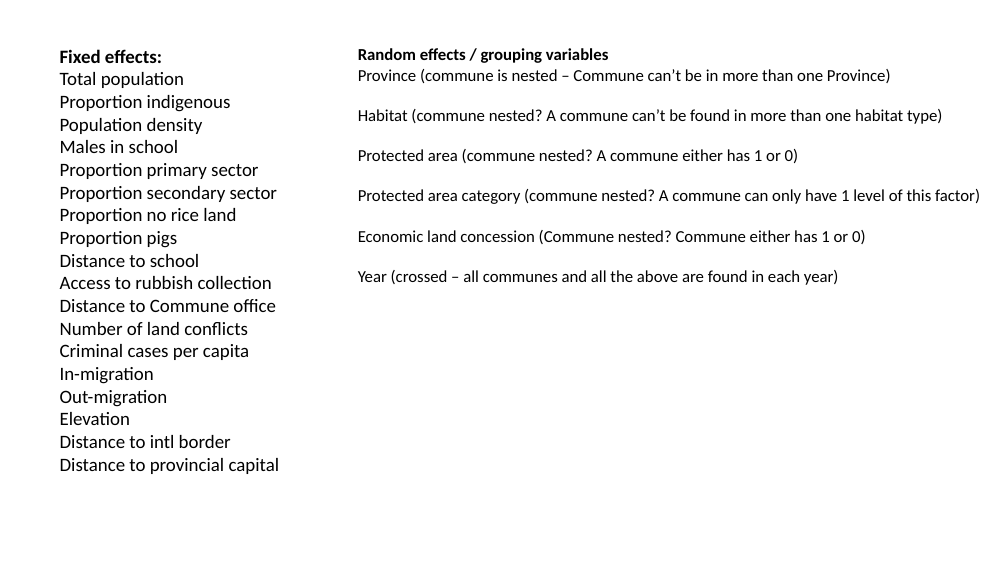
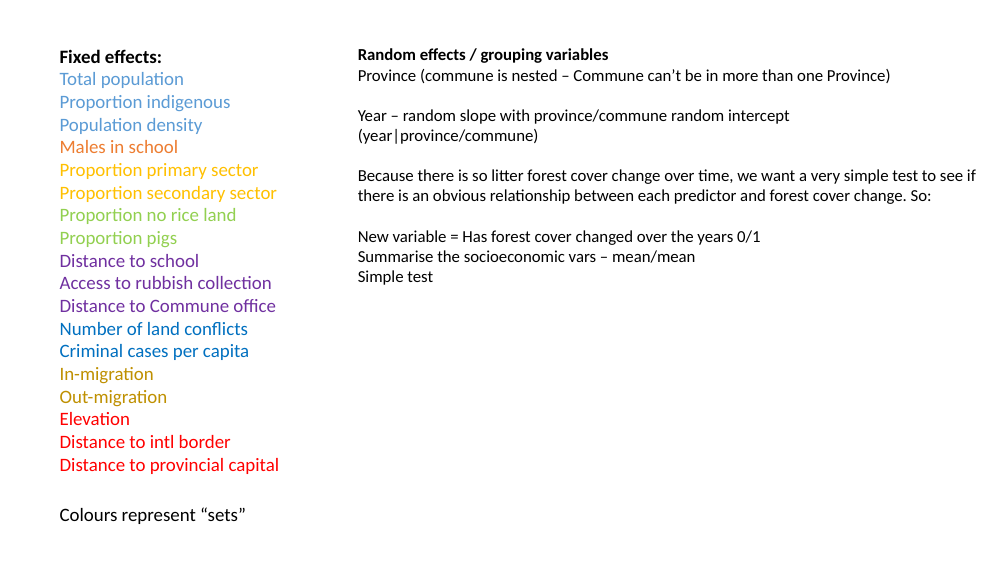
Before and after one commit to mattnuttall00/PhD_Chapter1, a slide deck: slide 1 of mixed_model_structures.pptx. Drawn at 1008x567 pixels with LibreOffice and Linux fonts; fonts in the diff are those of the drawing. Boxes give left, top, right and bottom in pixels: in the first picture for what was removed or moved away, otherwise in the second. Text is boxed around its words. In the diff, an @@ line names an element or a change of style, - is before the commit and + after.

```diff
--- a/mixed_model_structures.pptx
+++ b/mixed_model_structures.pptx
@@ text at box(60, 72, 280, 474): text colour #000000 to #5B9BD5 in "Total population", "Proportion indigenous", "Population density"; text colour #000000 to #ED7D31 in "Males in school"; text colour #000000 to #FFC000 in "Proportion primary sector", "Proportion secondary sector"; text colour #000000 to #92D050 in "Proportion no rice land", "Proportion pigs"; text colour #000000 to #7030A0 in "Distance to school", "Access to rubbish collection", "Distance to Commune office"; text colour #000000 to #0070C0 in "Number of land conflicts", "Criminal cases per capita"; text colour #000000 to #BF9000 in "In-migration", "Out-migration"; text colour #000000 to #FF0000 in "Elevation", "Distance to intl border", "Distance to provincial capital" @@
@@ text at box(358, 109, 976, 285): text changed @@
-Habitat (commune nested? A commune can’t be found in more than one habitat type)
-Protected area (commune nested? A commune either has 1 or 0)
-Protected area category (commune nested? A commune can only have 1 level of this factor)
-Economic land concession (Commune nested? Commune either has 1 or 0)
-Year (crossed – all communes and all the above are found in each year)
+Year – random slope with province/commune random intercept
+(year|province/commune)
+Because there is so litter forest cover change over time, we want a very simple test to see if there is an obvious relationship between each predictor and forest cover change. So:
+New variable = Has forest cover changed over the years 0/1
+Summarise the socioeconomic vars – mean/mean
+Simple test
@@ text added at box(60, 507, 246, 524), 18 pt, text #000000 @@
+Colours represent “sets”
```
Also in this commit, not shown: 3 other slides changed, 3 slides added, 1 other file.
